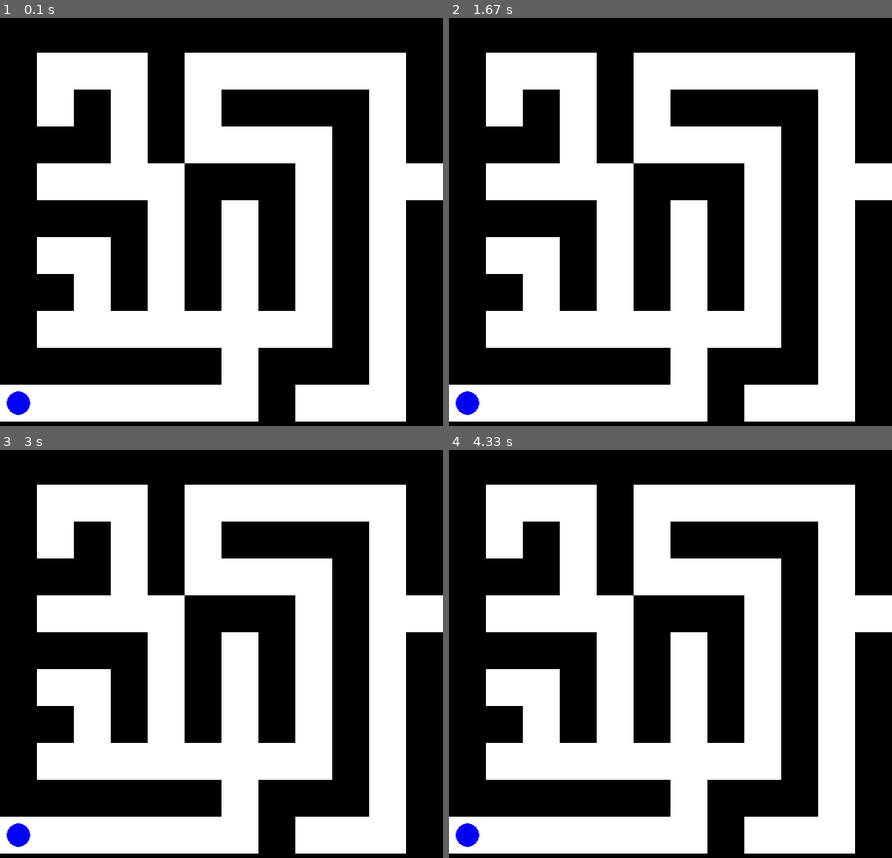
Above: before the commit, frames 1-4 (two rows, left to right).
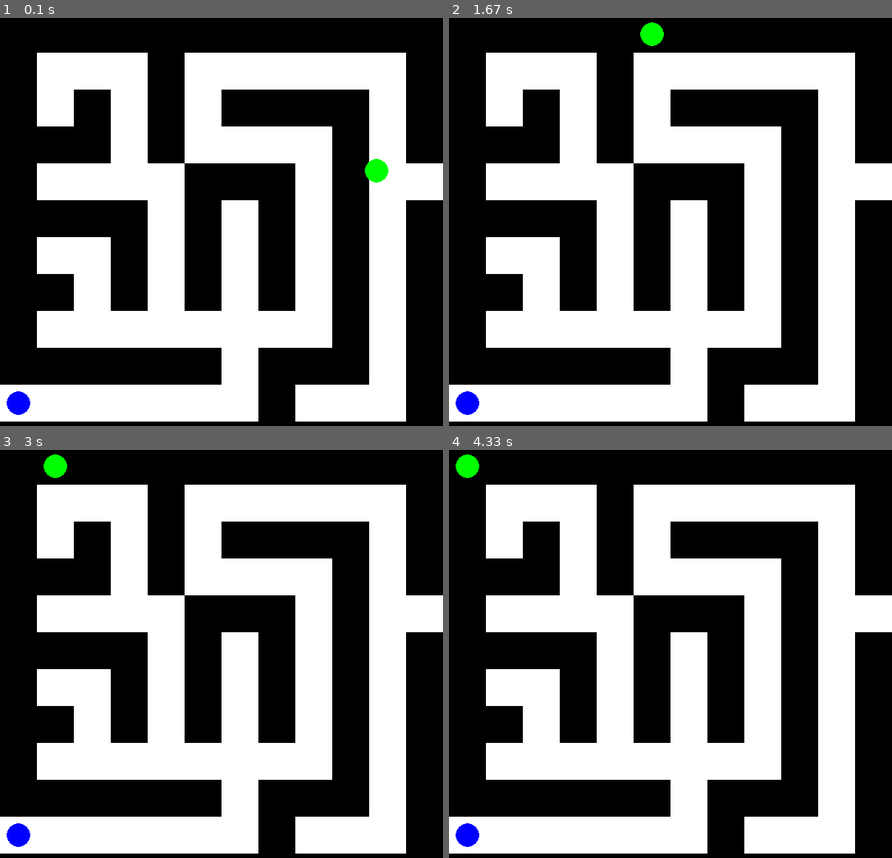
Above: after the commit, the same moments.

Repository: joaovitormelo7/projetoIA-pygame
Game: pygame game, started from pygame/main.py
Two runs of this game, one before a commit and one after it. Both use one fixed random seed, a clock stepped at 60 frames per second and the inputs below.
Inputs:
- Up to frame 1 (0.1 s): no input
- Up to frame 2 (1.67 s): no input
- Up to frame 3 (3 s): no input
- Up to frame 4 (4.33 s): no input

The runs differ from the first frame. In frame 1, 0.2% of the frame differs, in the area x 82-88%, y 34-41%; in frame 2, 0.2%; in frame 3, 0.2%; in frame 4, 0.2%.

Commit message:
corrigindo agente invisivel

Diff:
--- a/pygame/main.py
+++ b/pygame/main.py
@@ -34,6 +34,11 @@
 
 passo_atual = 0
 
+#Animação
+posicao_animada = [posicao_agente[1] * tamanho_celula + tamanho_celula // 2,
+                  posicao_agente[0] * tamanho_celula + tamanho_celula // 2]
+velocidade = 5
+
 #Labirinto
 def labirinto_desenho():
     for x in range(12):
@@ -41,13 +46,9 @@
             cor = BRANCO if labirinto.grid[x][y] == 1 else PRETO
             pygame.draw.rect(tela, cor, (y * tamanho_celula, x * tamanho_celula, tamanho_celula, tamanho_celula))
 
-def agente_desenho(posicao_agente, goal):
-
-    # Desenhar o agente
-    pygame.draw.circle(tela, VERDE,
-                       (posicao_agente[1] * tamanho_celula + tamanho_celula // 2,
-                        posicao_agente[0] * tamanho_celula + tamanho_celula // 2),
-                       tamanho_celula // 3)
+def agente_desenho(goal):
+    # Desenhar o agente na posição animada
+    pygame.draw.circle(tela, VERDE, (int(posicao_animada[0]), int(posicao_animada[1])), tamanho_celula // 3)
 
     # Desenhar o objetivo
     pygame.draw.circle(tela, AZUL,
@@ -66,17 +67,37 @@
     for event in pygame.event.get():
         if event.type == pygame.QUIT:
             running = False
+
     if caminho and passo_atual < len(caminho):
-        posicao_agente = caminho[passo_atual]
-        passo_atual += 1
+        proxima_posicao = caminho[passo_atual]
+
+    if labirinto.grid[proxima_posicao[0]][proxima_posicao[1]] == 1:
+        objetivo_x = proxima_posicao[1] * tamanho_celula + tamanho_celula // 2
+        objetivo_y = proxima_posicao[1] * tamanho_celula + tamanho_celula // 2
+
+
+        if posicao_animada[0] < objetivo_x:
+            posicao_animada[0] += velocidade
+        elif posicao_animada[0] > objetivo_x:
+            posicao_animada[0] -= velocidade
+
+        if posicao_animada[1] < objetivo_y:
+            posicao_animada[1] += velocidade
+        elif posicao_animada[1] > objetivo_y:
+            posicao_animada[1] -= velocidade
+
+        if abs(posicao_animada[0] - objetivo_x) < velocidade and abs(posicao_animada[1] - objetivo_y) < velocidade:
+            posicao_animada = [objetivo_x, objetivo_y]
+            posicao_agente = proxima_posicao
+            passo_atual += 1
 
     tela.fill(BRANCO)
     labirinto_desenho()
-    agente_desenho(posicao_agente, goal)
+    agente_desenho(goal)
 
     pygame.display.flip()
-    ControleVelocidade.tick(1)
+    ControleVelocidade.tick(30)
 
-pygame.display.update()
+
 pygame.quit()
 sys.exit()
